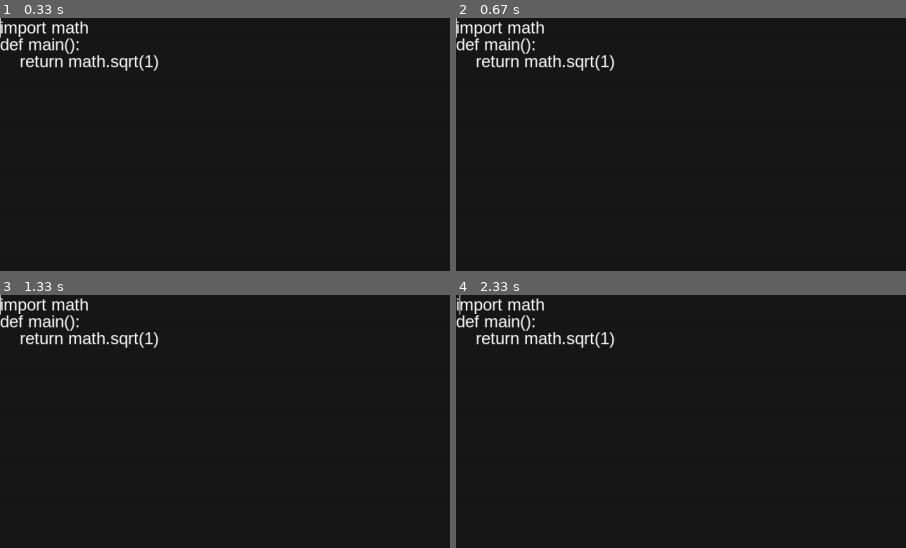
Above: before the commit, frames 1-4 (two rows, left to right).
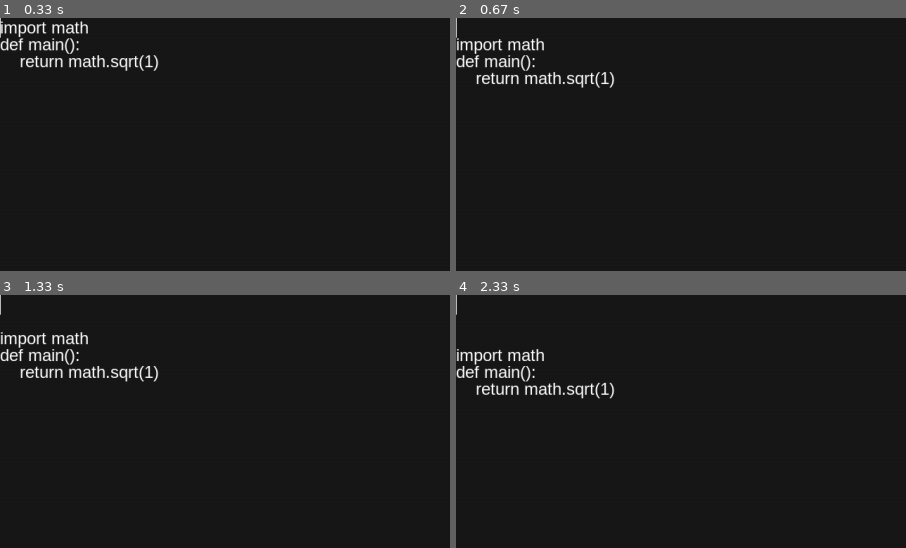
Above: after the commit, the same moments.

Repository: jonasek369/pygame-text-editor
Game: pygame game, started from main.py
Two runs of this game, one before a commit and one after it. Both use one fixed random seed, a clock stepped at 60 frames per second and the inputs below.
Inputs:
- Up to frame 1 (0.33 s): no input
- Up to frame 2 (0.67 s): tap Enter at 0.33 s
- Up to frame 3 (1.33 s): tap Enter at 0.67 s
- Up to frame 4 (2.33 s): hold Enter from 2.1 s (still down); hold Right from 2.1 s (still down)
The pictures show only the part of the screen within x 0-50%, y 0-50%; the shares and areas given below are measured in that part.

Frame 1 is identical in both runs. In frame 2, 2.9% of the frame differs, in the area x 0-36%, y 1-28%; in frame 3, 3.2%; in frame 4, 3.5%, in the area x 0-36%, y 0-42%.

Commit message:
added the possibility to add new line

Diff:
--- a/main.py
+++ b/main.py
@@ -125,14 +125,21 @@
 
         if event.key == pygame.K_BACKSPACE:
             if self.cursor.pos.x == 0 and self.cursor.pos.y != 0:
-                self.buffer.data.pop(self.cursor.pos.y)
+                removed = self.buffer.data.pop(self.cursor.pos.y)
                 self.cursor.pos.y -= 1
                 self.cursor.pos.x = len(self.buffer.data[self.cursor.pos.y])
+                self.buffer.data[self.cursor.pos.y] += removed
             else:
-                self.buffer.data[self.cursor.pos.y] = self.buffer.data[self.cursor.pos.y][:self.cursor.pos.x-1] + \
-                                                      self.buffer.data[self.cursor.pos.y][self.cursor.pos.x:]
                 if not self.cursor.pos.x <= 0:
+                    self.buffer.data[self.cursor.pos.y] = self.buffer.data[self.cursor.pos.y][:self.cursor.pos.x - 1] + \
+                                                          self.buffer.data[self.cursor.pos.y][self.cursor.pos.x:]
                     self.cursor.pos.x -= 1
+
+        if event.key == pygame.K_RETURN:
+            first, second = self.buffer.data[self.cursor.pos.y][:self.cursor.pos.x], self.buffer.data[self.cursor.pos.y][self.cursor.pos.x:]
+            self.buffer.data.pop(self.cursor.pos.y)
+            self.buffer.data.insert(self.cursor.pos.y, first)
+            self.buffer.data.insert(self.cursor.pos.y+1, second)
 
     def loop(self):
         while self.running:
